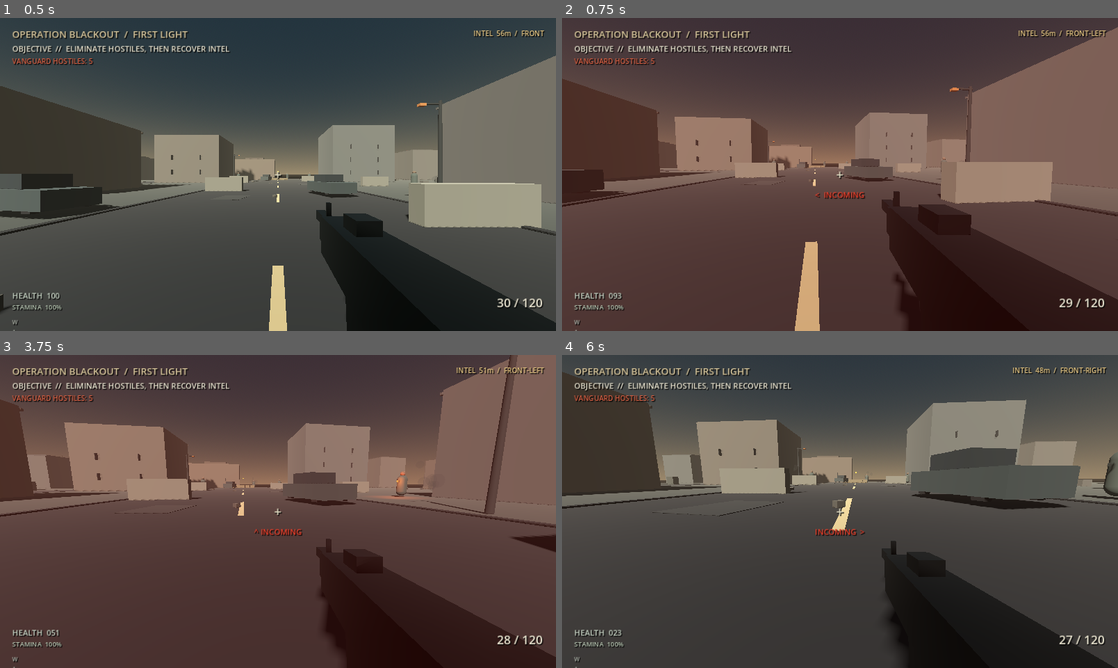
Above: before the commit, frames 1-4 (two rows, left to right).
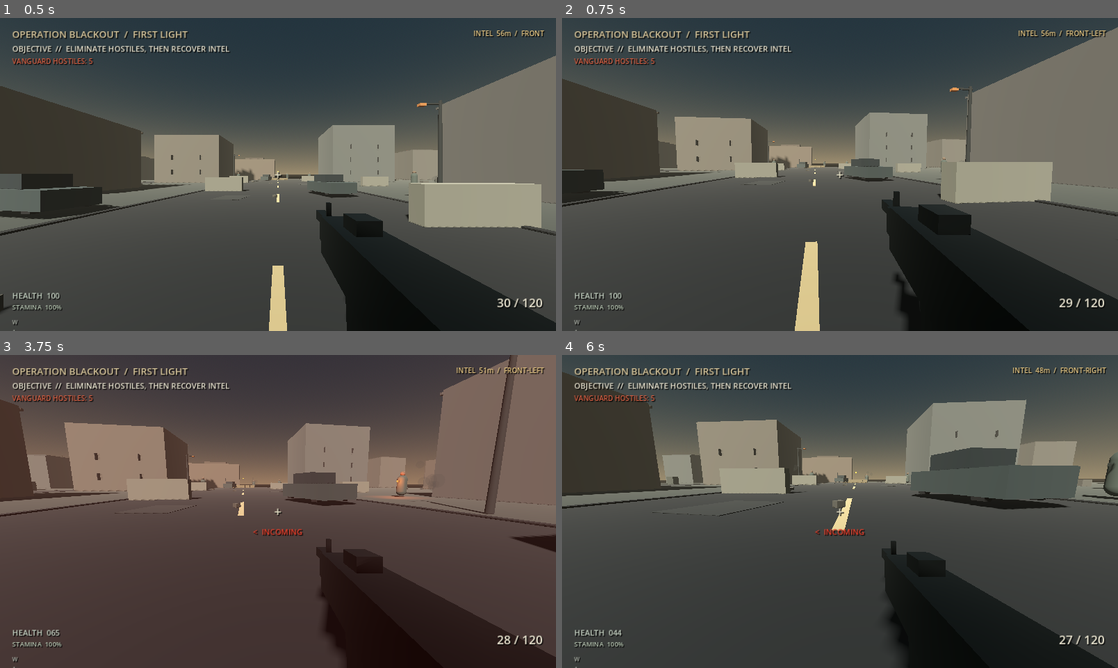
Above: after the commit, the same moments.

Repository: Liladizilla/operation-blackout
Game: Godot game, scene res://scenes/main.tscn
The game is run twice, just before and just after one commit, with the same random seed, the same clock (stepped at 60 frames per second) and the same inputs.
Inputs (mouse positions are in pixels of both pictures, inside the frame that each line leads up to):
- Up to frame 1 (0.5 s): no input
- Up to frame 2 (0.75 s): tap Enter at 0.5 s; move the mouse to (867, 174) at 0.52 s; hold W (move_forward) from 0.53 s (still down); tap Ctrl (crouch) at 0.6 s; click (867, 174) at 0.67 s
- Up to frame 3 (3.75 s): keep holding W (move_forward); tap Space (jump) at 0.77, 1.52, 3.02 s; move the mouse to (250, 511) at 1.27 s; tap F (interact) at 1.35 s; move the mouse to (289, 505) at 2.02 s; tap Z (prone) at 2.1 s; move the mouse to (272, 517) at 2.77 s; tap Shift (sprint) at 2.85 s; click (272, 517) at 2.92 s; move the mouse to (316, 514) at 3.52 s; tap Ctrl (crouch) at 3.6 s
- Up to frame 4 (6 s): tap Space (jump) at 3.77, 4.52 s; move the mouse to (795, 508) at 4.27 s; tap F (interact) at 4.35 s; move the mouse to (845, 511) at 5.02 s; tap Z (prone) at 5.1 s; click (845, 511) at 5.17 s; move the mouse to (817, 505) at 5.77 s; release W (move_forward) at 5.78 s; hold D (move_right) from 5.78 s (still down); tap Shift (sprint) at 5.85 s

Frame 1 is identical in both runs. In frame 2, 8.5% of the frame differs, in the area x 8-95%, y 22-100%; in frame 3, 0.1%; in frame 4, 0.2%.

Commit message:
Add range-dependent spread to hostile fire

Diff:
--- a/scripts/enemy.gd
+++ b/scripts/enemy.gd
@@ -295,14 +295,24 @@
 
 func _try_shoot_player() -> void:
     _show_muzzle_flash()
-    var from := global_position + Vector3.UP*1.35
-    var to := player.global_position + Vector3.UP*1.2
+    var from := global_position + Vector3.UP * 1.35
+    var aim_point := player.global_position + Vector3.UP * 1.2
+    var spread := _shot_spread(from.distance_to(aim_point))
+    var to := aim_point + Vector3(
+        randf_range(-spread, spread),
+        randf_range(-spread * 0.65, spread * 0.65),
+        randf_range(-spread, spread)
+    )
     var query := PhysicsRayQueryParameters3D.create(from, to)
     query.exclude = [get_rid()]
     var hit := get_world_3d().direct_space_state.intersect_ray(query)
     if not hit.is_empty() and hit.get("collider") == player:
         if player.has_method("apply_damage"):
             player.apply_damage(7.0, global_position)
+
+func _shot_spread(distance: float) -> float:
+    # Hostile fire gets less precise with range instead of tracking the player perfectly.
+    return lerpf(0.12, 0.9, clampf(distance / 30.0, 0.0, 1.0))
 
 func _show_muzzle_flash() -> void:
     enemy_muzzle_flash.visible = true
